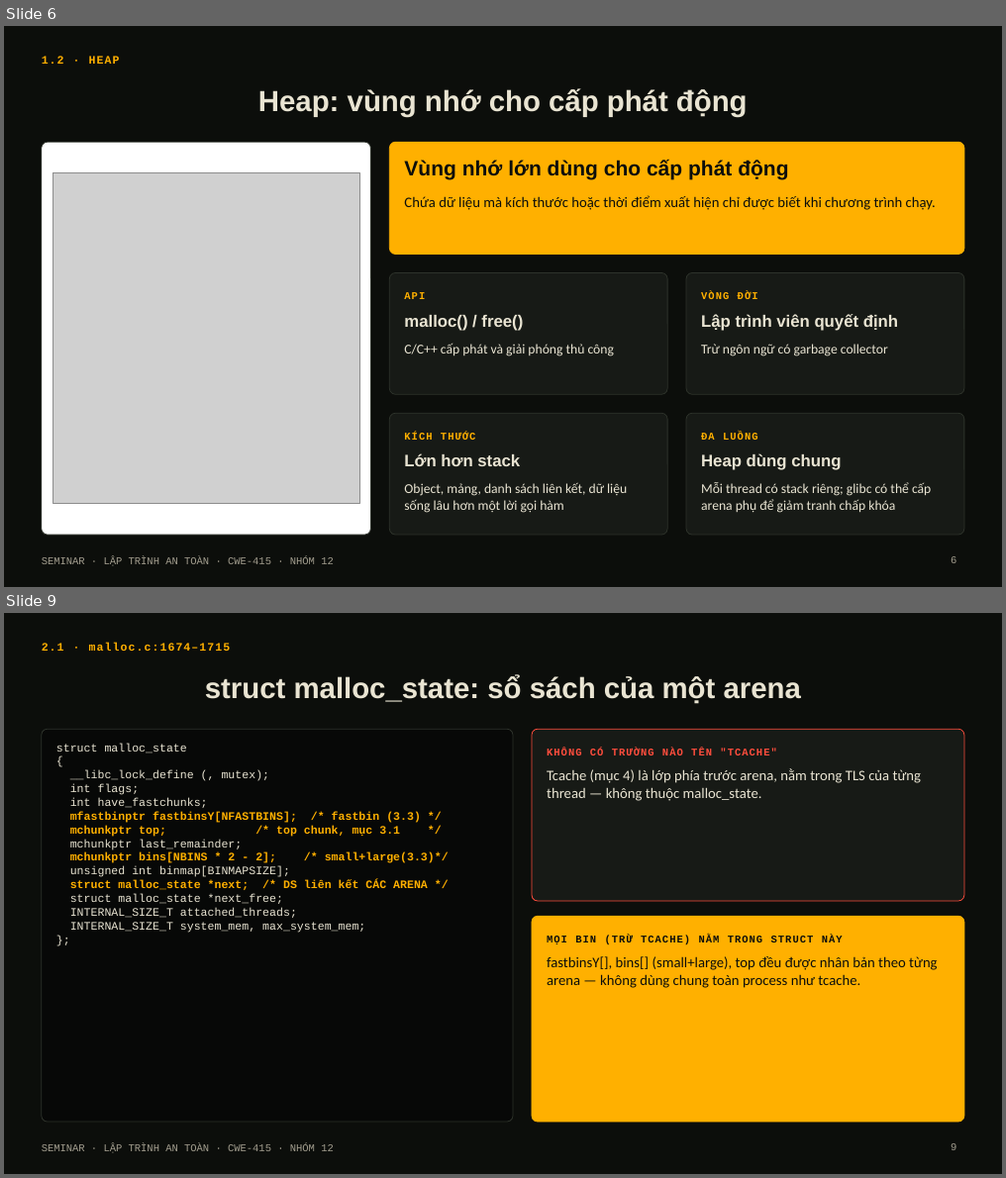
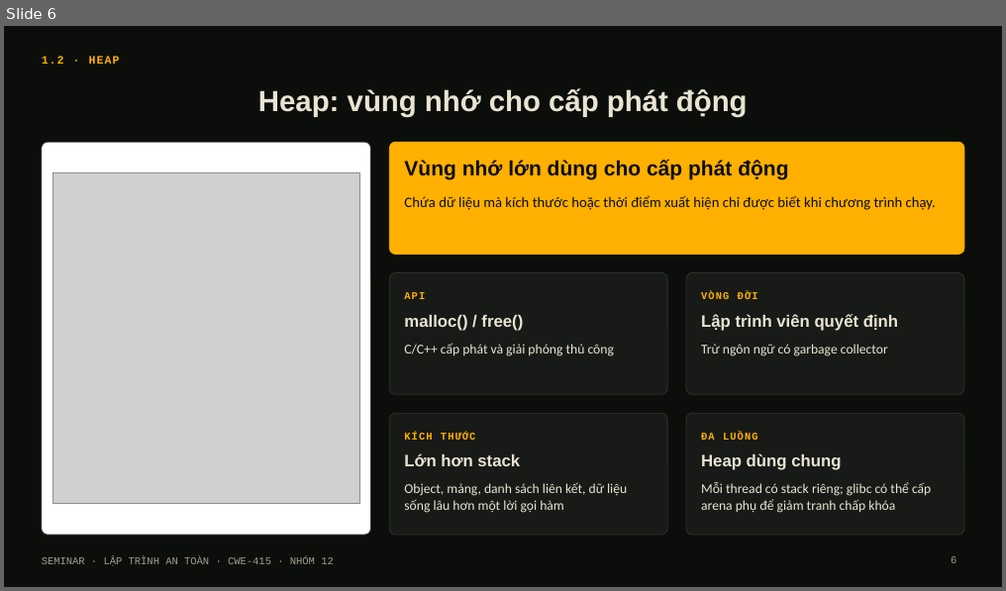
Before and after one commit to Nhan-Laptop/Heap-Double-Free-Attack, a slide deck: Heap-Double-Free-Attack.pptx. Shown one above the other, each under a label of ours: slides 6 and 9 before the commit, slide 6 after it; the slides between them are not shown. The pictures are 1006x1178 and 1006x591 pixels, drawn with LibreOffice and Linux fonts; fonts in the diff are those of the drawing; grey boxes stand for pictures. Boxes give left, top, right and bottom in pixels: in the first picture for what was removed or moved away, otherwise in the second. Text is boxed around its words. In the diff, an @@ line names an element or a change of style, - is before the commit and + after.

Commit message:
build.js: tach phan arena/chunk/tcache theo dung muc readme, gon lai arena
- Them dashed-line cho 2 diagram dung net dut trong readme (3.2, 3.3)
- Ve lai diagram tcache_perthread_struct (4-c) theo dia chi heap thuc te
  thay vi mo hinh "ngan keo" truu tuong
- Tach "02 Arenas" (truoc gom luon chunk/malloc/bins/tcache) thanh 4
  phan rieng: 02 Arenas, 03 Du lieu tren heap, 04 Tcache - dung muc so
  nhu readme
- Gon noi dung arena tu 6 slide xuong 1 slide tom tat (khong phai
  trong tam seminar)
- Danh so lai cac phan con lai (05-10) va cap nhat muc luc, dividers,
  tham chieu noi bo cho khop

```diff
--- a/Heap-Double-Free-Attack.pptx
+++ b/Heap-Double-Free-Attack.pptx
@@ slide 9 removed at <box>4,613,1002,1174</box>, background #0C0E0B; not listed: 1 template element that a slide beside it also shows @@
@@ text removed at <box>42,643,231,651</box> @@
-2.1 · malloc.c:1674–1715
@@ title removed at <box>205,675,801,704</box> @@
-struct malloc_state: sổ sách của một arena
@@ rounded rectangle removed at <box>42,729,513,1122</box> @@
@@ rounded rectangle removed at <box>532,729,964,901</box> @@
@@ text removed at <box>56,743,449,933</box> @@
-struct malloc_state
-{
-__libc_lock_define (, mutex);
-int flags;
-int have_fastchunks;
-mfastbinptr fastbinsY[NFASTBINS]; /* fastbin (3.3) */
-mchunkptr top; /* top chunk, mục 3.1 */
-mchunkptr last_remainder;
-mchunkptr bins[NBINS * 2 - 2]; /* small+large(3.3)*/
-unsigned int binmap[BINMAPSIZE];
-struct malloc_state *next; /* DS liên kết CÁC ARENA */
-struct malloc_state *next_free;
-INTERNAL_SIZE_T attached_threads;
-INTERNAL_SIZE_T system_mem, max_system_mem;
-};
@@ text removed at <box>547,749,776,756</box> @@
-KHÔNG CÓ TRƯỜNG NÀO TÊN "TCACHE"
@@ text removed at <box>547,768,921,801</box> @@
-Tcache (mục 4) là lớp phía trước arena, nằm trong TLS của từng thread — không thuộc malloc_state.
@@ rounded rectangle removed at <box>532,916,964,1122</box> @@
@@ text removed at <box>547,936,843,946</box> @@
-MỌI BIN (TRỪ TCACHE) NẰM TRONG STRUCT NÀY
@@ text removed at <box>547,957,937,988</box> @@
-fastbinsY[], bins[] (small+large), top đều được nhân bản theo từng arena — không dùng chung toàn process như tcache.
@@ page number removed at <box>950,1144,956,1151</box> @@
-9
```
Also in this commit, not shown: 13 slides changed, 3 slides added, 5 other slides removed, 1 other file.
